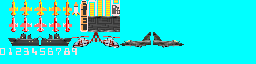
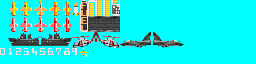
Revision of a layered 256 × 64 image; what changed, layer by layer:
painted on "Foreground" over [80, 48, 88, 57]
